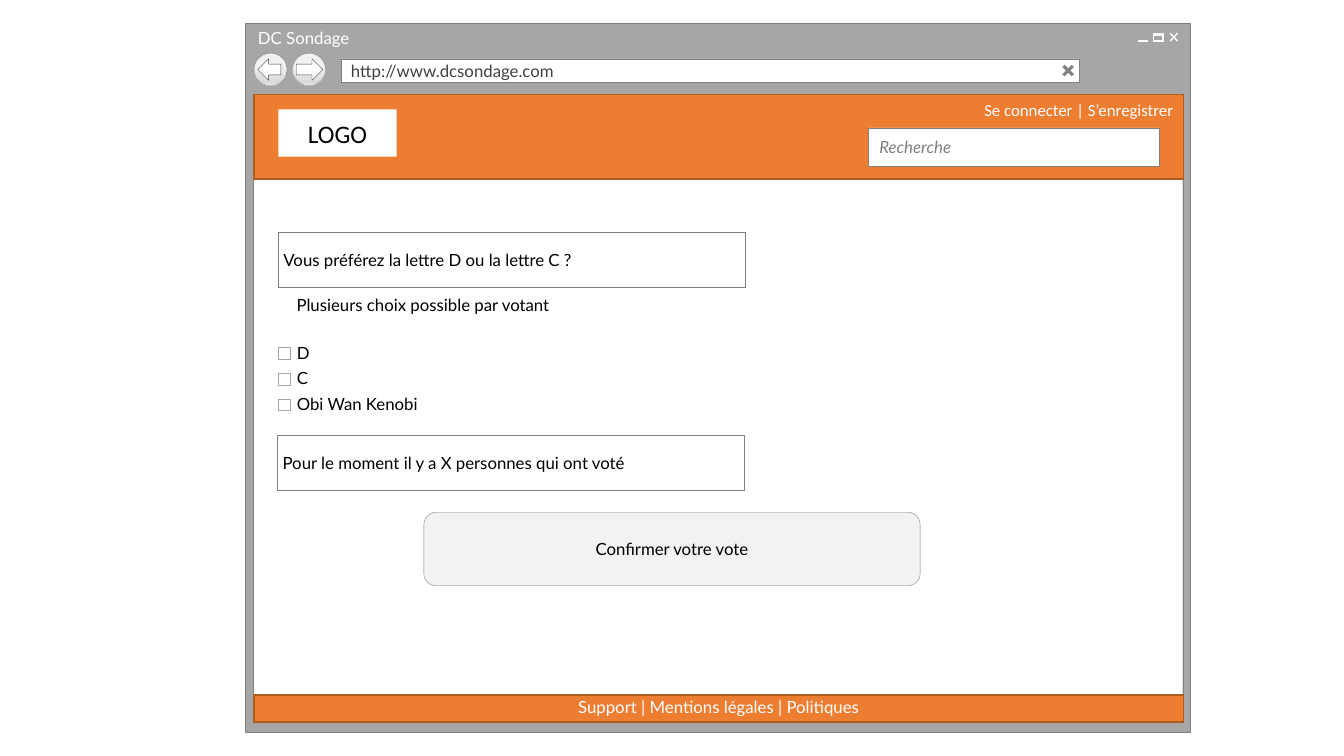
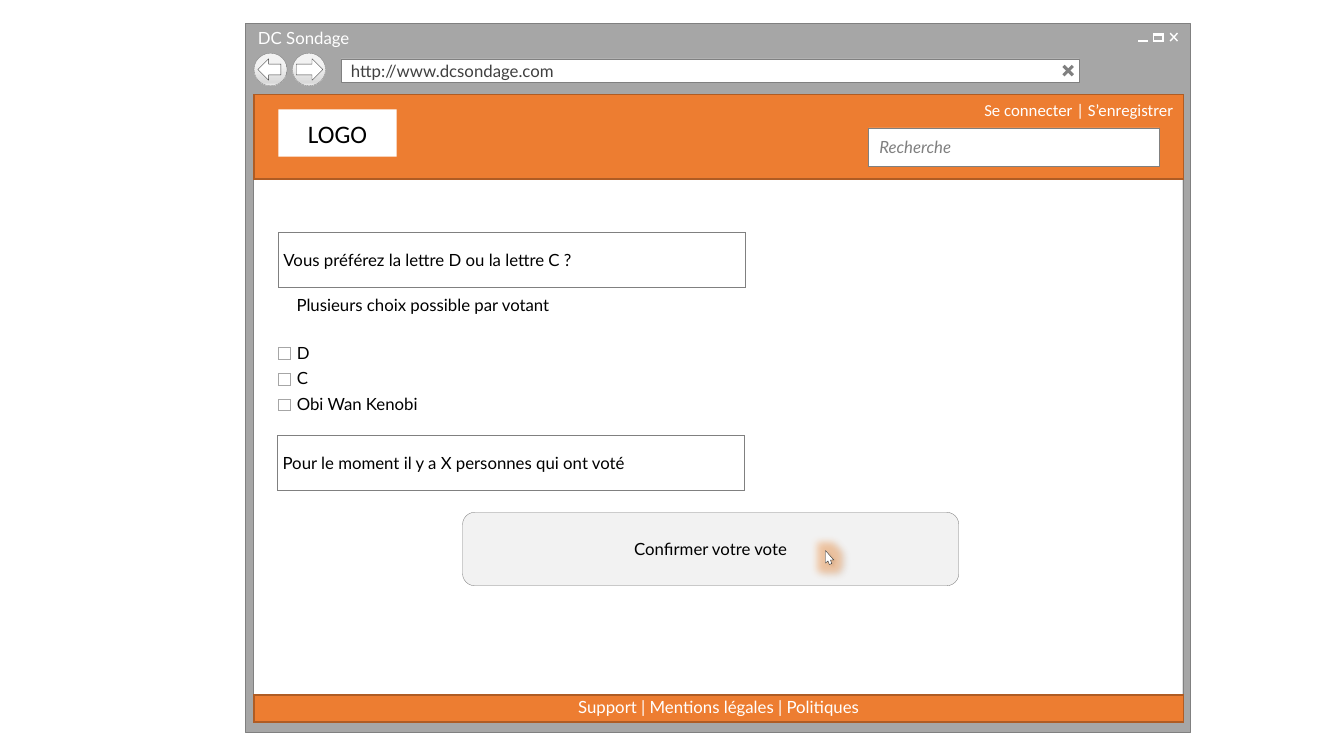
Before and after one commit to cedricbannelier/Projet1, a slide deck: slide 25 of maquetteWeb/maquetteProposition.pptx. Drawn at 1344x756 pixels with LibreOffice and Linux fonts; fonts in the diff are those of the drawing; background and template pictures are left out. Boxes give left, top, right and bottom in pixels: in the first picture for what was removed or moved away, otherwise in the second. Text is boxed around its words. In the diff, an @@ line names an element or a change of style, - is before the commit and + after.

```diff
--- a/maquetteWeb/maquetteProposition.pptx
+++ b/maquetteWeb/maquetteProposition.pptx
@@ rounded rectangle "Confirmer votre vote": place and size @@
-rounded rectangle "Confirmer votre vote" at (424, 512, 921, 586)
+rounded rectangle "Confirmer votre vote" at (463, 512, 959, 586)
@@ freeform shape added at (822, 549, 835, 566), fill #FFFFFF, outline #262626 0.25 pt @@
```
Also in this commit, not shown: 19 other slides changed, 1 other file.
